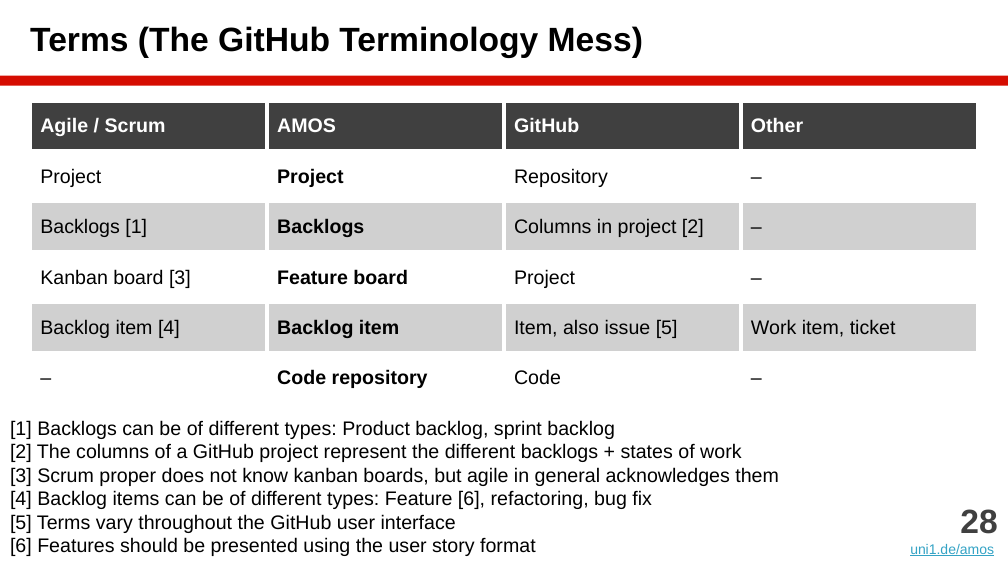
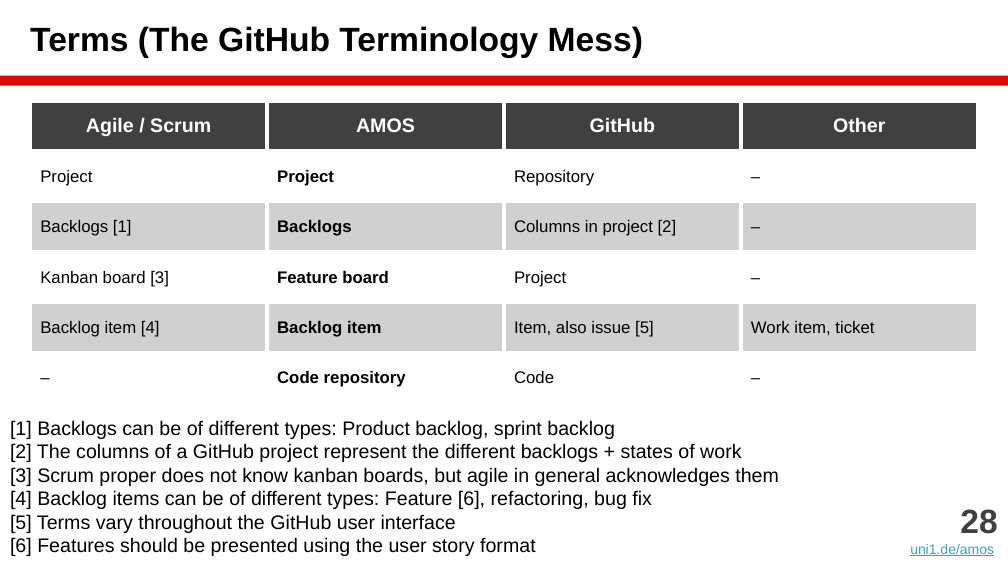
Before and after one commit to dirkriehle/amos-course, a slide deck: slide 28 of Lecture slides/AMOS B01 - Team and Tools.pptx. Drawn at 1008x567 pixels with LibreOffice and Linux fonts; fonts in the diff are those of the drawing. Boxes give left, top, right and bottom in pixels: in the first picture for what was removed or moved away, otherwise in the second. Text is boxed around its words. In the diff, an @@ line names an element or a change of style, - is before the commit and + after.

```diff
--- a/Lecture slides/AMOS B01 - Team and Tools.pptx
+++ b/Lecture slides/AMOS B01 - Team and Tools.pptx
@@ table at <box>30,101,978,431</box> @@
@@ size 14 to 12 pt in "Project", "Project", "Repository", "–" and 16 more places @@
@@ alignment left to centre @@
```
Also in this commit, not shown: 4 other slides changed, 15 other files.
